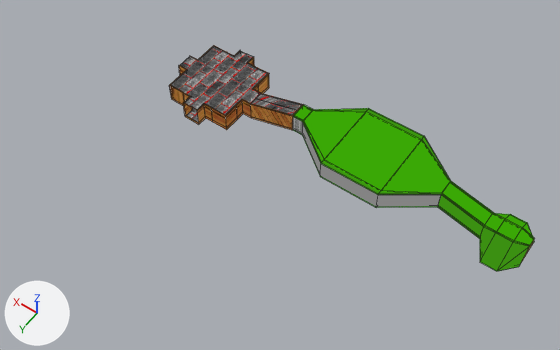
The Blender file blender/room.blend, before and after one commit.
One viewpoint serves both versions: a camera (50 mm lens) standing at (-67.7, 75.8, 104.4) and looking at (-23.0, 13.3, 6.2). The axes (+X, +Y, +Z) are drawn at lower left. The lights are the same throughout. Mesh edges are drawn as thin lines.

Objects in the first picture: 'Garden', 'Room'.
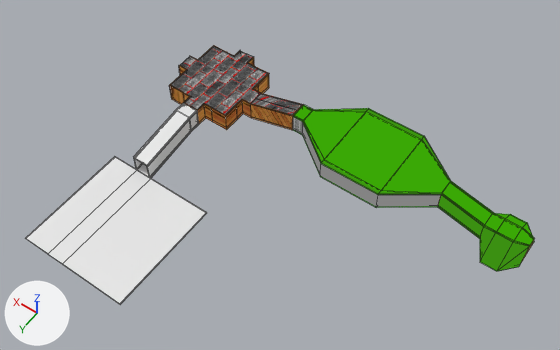
Commit message: room change test

Location of each change, [x1, y1, x2, y2] in pixels of the pictures (560 x 350 px):
'City', added: after [26, 103, 207, 304]

The change in detail:
Mesh me_cube_005 is new.
It has 56 vertices, 52 faces and spans x -33.6..1.0, y -14.1..6.7, z -2.8..2.7.
Object 'City' (ob_city) is new; it shows me_cube_005.
Its location is (0.0, 9.4, 0.8).
Its rotation in degrees is (0, 0, -90).
